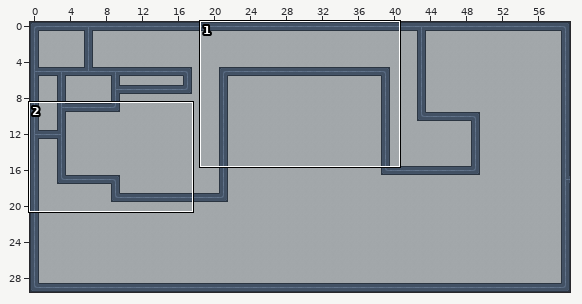
An edit to a level. Tiled map, game/assets/tilemaps/level1_.tmx. Above, an overview of the earlier version with the close-up marked.
Close-up. Earlier state:
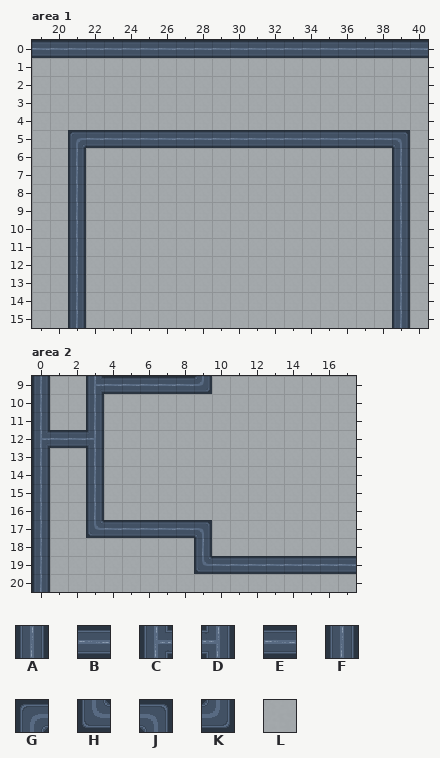
Cells are 32x32 px. Shown: area 1 x 19..40, y 0..15; area 2 x 0..17, y 9..20. The commit also changed other parts of the map, which this record leaves out.
Key: from "flawless": A 4, B 4 turned 270, C 14 turned 270, D 14 turned 90, E 15, F 15 turned 270, G 24, H 25, J 34, K 35, L 36.
_ is an empty cell.
Layers that did not change in this view are not listed.
Layer "floor" before, area 1, first column x 19:
 0 ______________________
 1 LLLLLLLLLLLLLLLLLLLLLL
 2 LLLLLLLLLLLLLLLLLLLLLL
 3 LLLLLLLLLLLLLLLLLLLLLL
 4 LLLLLLLLLLLLLLLLLLLLLL
 5 LL___________________L
 6 LL_LLLLLLLLLLLLLLLLL_L
 7 LL_LLLLLLLLLLLLLLLLL_L
 8 LL_LLLLLLLLLLLLLLLLL_L
 9 LL_LLLLLLLLLLLLLLLLL_L
10 LL_LLLLLLLLLLLLLLLLL_L
11 LL_LLLLLLLLLLLLLLLLL_L
12 LL_LLLLLLLLLLLLLLLLL_L
13 LL_LLLLLLLLLLLLLLLLL_L
14 LL_LLLLLLLLLLLLLLLLL_L
15 LL_LLLLLLLLLLLLLLLLL__
Layer "walls" before, area 1, first column x 19:
 0 EEEEEEEEEEEEEEEEEEEEEE
 1 ______________________
 2 ______________________
 3 ______________________
 4 ______________________
 5 __GEEEEEEEEEEEEBBBBBJ_
 6 __A_________________A_
 7 __A_________________A_
 8 __A_________________A_
 9 __A_________________A_
10 __A_________________A_
11 __A_________________A_
12 __A_________________A_
13 __A_________________A_
14 __A_________________A_
15 __A_________________AL
Layer "floor" before, area 2, first column x 0:
 9 _LL_______LLLLLLLL
10 _LL_LLLLLLLLLLLLLL
11 _LL_LLLLLLLLLLLLLL
12 ____LLLLLLLLLLLLLL
13 _LL_LLLLLLLLLLLLLL
14 _LL_LLLLLLLLLLLLLL
15 _LL_LLLLLLLLLLLLLL
16 _LL_LLLLLLLLLLLLLL
17 _LL_______LLLLLLLL
18 _LLLLLLLL_LLLLLLLL
19 _LLLLLLLL_________
20 _LLLLLLLLLLLLLLLLL
Layer "walls" before, area 2, first column x 0:
 9 A__CEEEEEK________
10 A__F______________
11 A__A______________
12 CBBD______________
13 A__A______________
14 A__A______________
15 A__A______________
16 A__F______________
17 A__HEEEEEJ________
18 A________A________
19 A________HEEEEEEEE
20 A_________________
Now the later version:
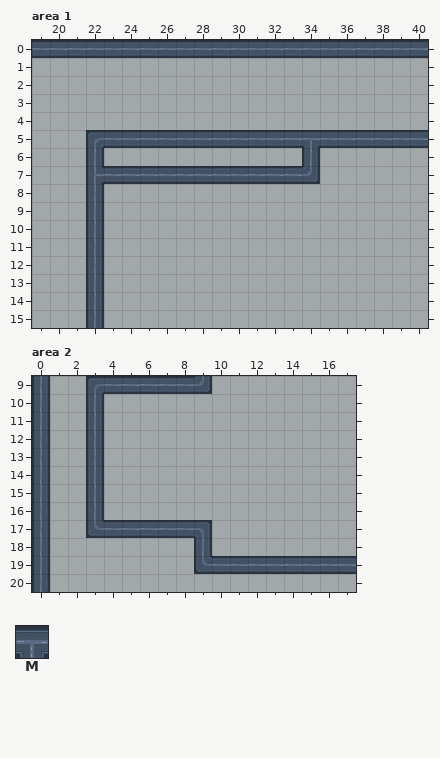
Further tiles: from "flawless": M 14.
Diff:
Layer "floor", area 1:
The author put tile L in row 5 at x 21; in rows 6 to 15 at x 21 and 39.
Tile L is gone in row 5 at x 40; in row 6 at x 22 and 34; in row 7 at x 22 to 34; in rows 8 to 15 at x 22.
Layer "walls", area 1:
The author put tile A in row 6 at x 22 and 34; in rows 8 to 15 at x 22.
The author put tile C in row 7 at x 22.
Tile J becomes tile E in row 5 at x 39.
The author put tile E in row 5 at x 40; in row 7 at x 23 to 33.
Tile E becomes tile G in row 5 at x 22.
The author put tile K in row 7 at x 34.
Tile B becomes tile M in row 5 at x 34.
Tile A is gone in rows 6 to 15 at x 21 and 39.
Tile G is gone in row 5 at x 21.
Layer "floor", area 2:
The author put tile L in row 12 at x 1 to 2.
Layer "walls", area 2:
Tile C becomes tile A in row 12 at x 0.
Tile D becomes tile A in row 12 at x 3.
Tile C becomes tile G in row 9 at x 3.
Tile B is gone in row 12 at x 1 to 2.
